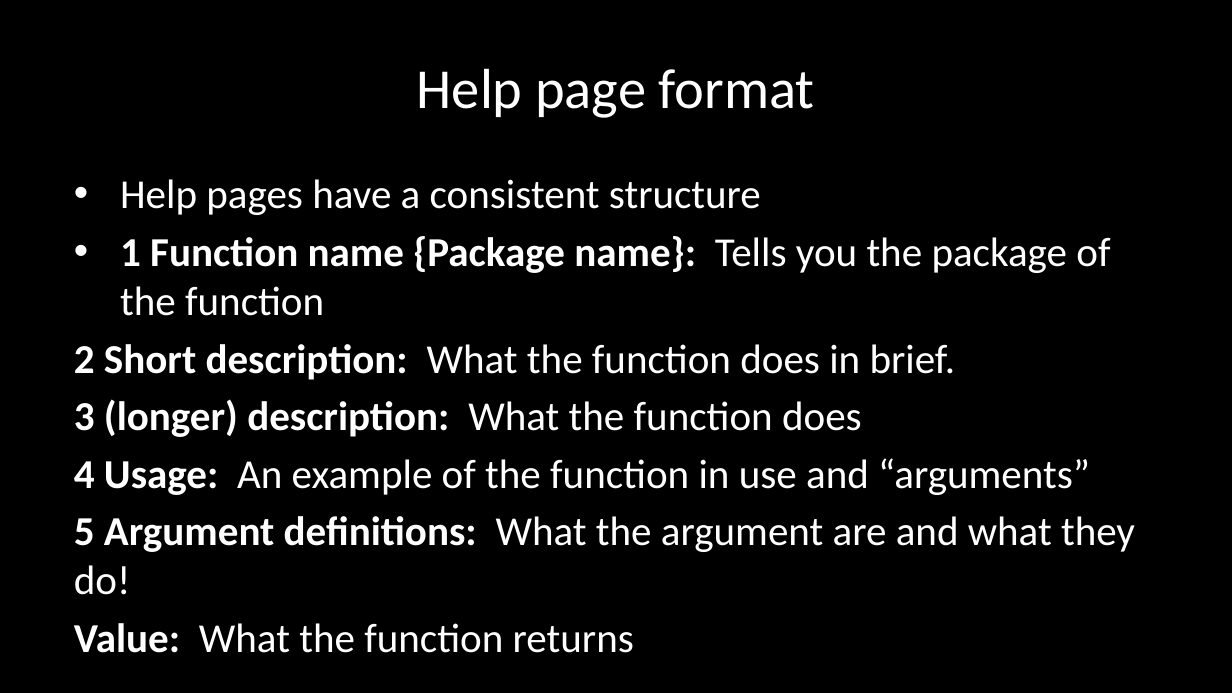
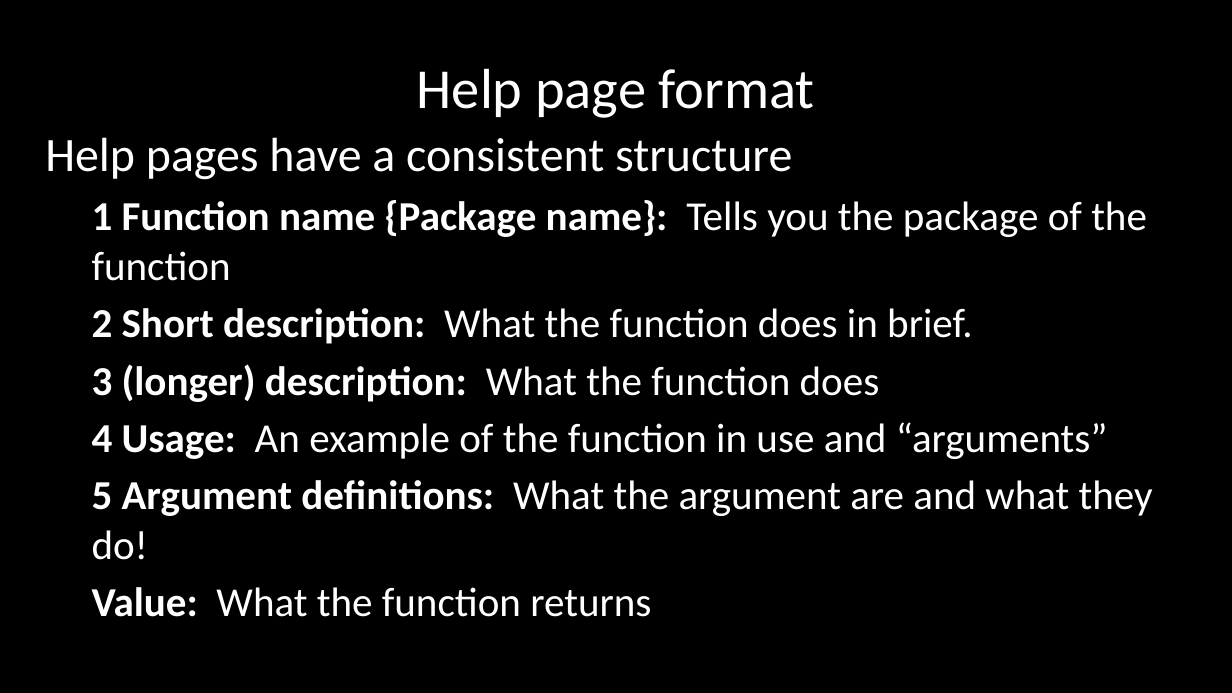
Before and after one commit to josephmhango/research-methods, a slide deck: slide 23 of lectures/Rlang/1- intro and syntax basics/syntax basics.pptx. Drawn at 1232x693 pixels with LibreOffice and Linux fonts; fonts in the diff are those of the drawing; background and template pictures are left out. Boxes give left, top, right and bottom in pixels: in the first picture for what was removed or moved away, otherwise in the second. Text is boxed around its words. In the diff, an @@ line names an element or a change of style, - is before the commit and + after.

```diff
--- a/lectures/Rlang/1- intro and syntax basics/syntax basics.pptx
+++ b/lectures/Rlang/1- intro and syntax basics/syntax basics.pptx
@@ text "Help pages have a consistent ...": place and size @@
-text "Help pages have a consistent ..." at (74,179,1135,595)
+text "Help pages have a consistent ..." at (45,137,1153,617)
@@ text "Help pages have a consistent ..." at (45,137,1153,617): size 24 to 28 pt in "Help pages have a consistent structure"; bullet • to none; list level 1 to 2 in "1 Function name {Package name}: ..."; list level 1 to 2 in "2 Short description: What the ..."; list level 1 to 2 in "3 (longer) description: What the ..."; list level 1 to 2 in "4 Usage: An example of ..."; list level 1 to 2 in "5 Argument definitions: What the ..."; list level 1 to 2 in "Value: What the function returns" @@
```
Also in this commit, not shown: 5 other slides changed, 1 slide added, 1 slide removed, 4 other files.
